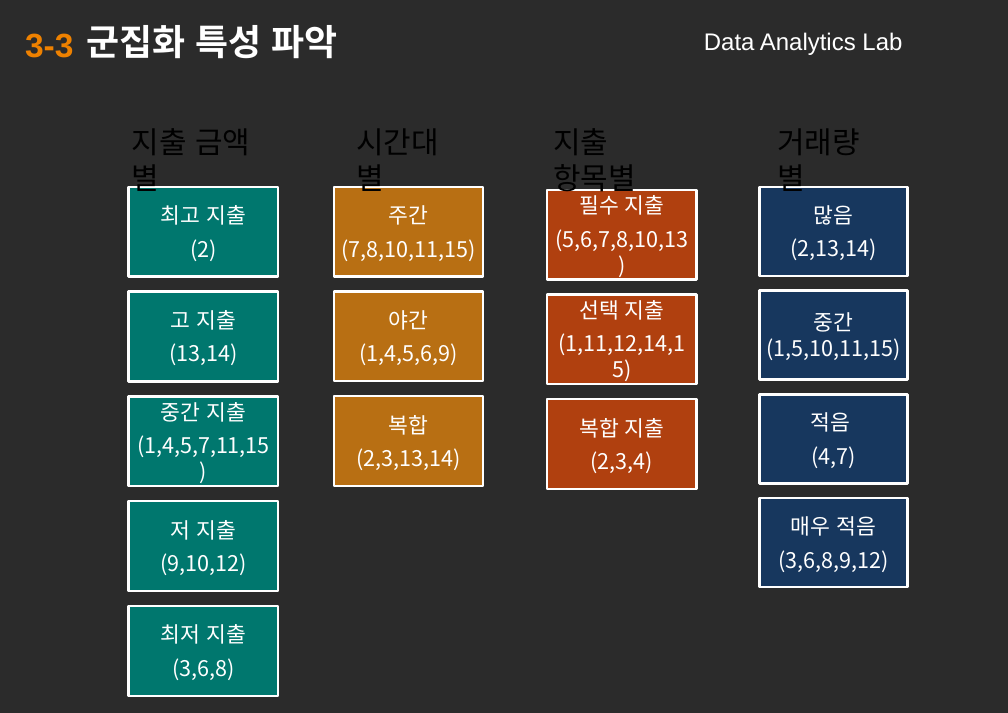
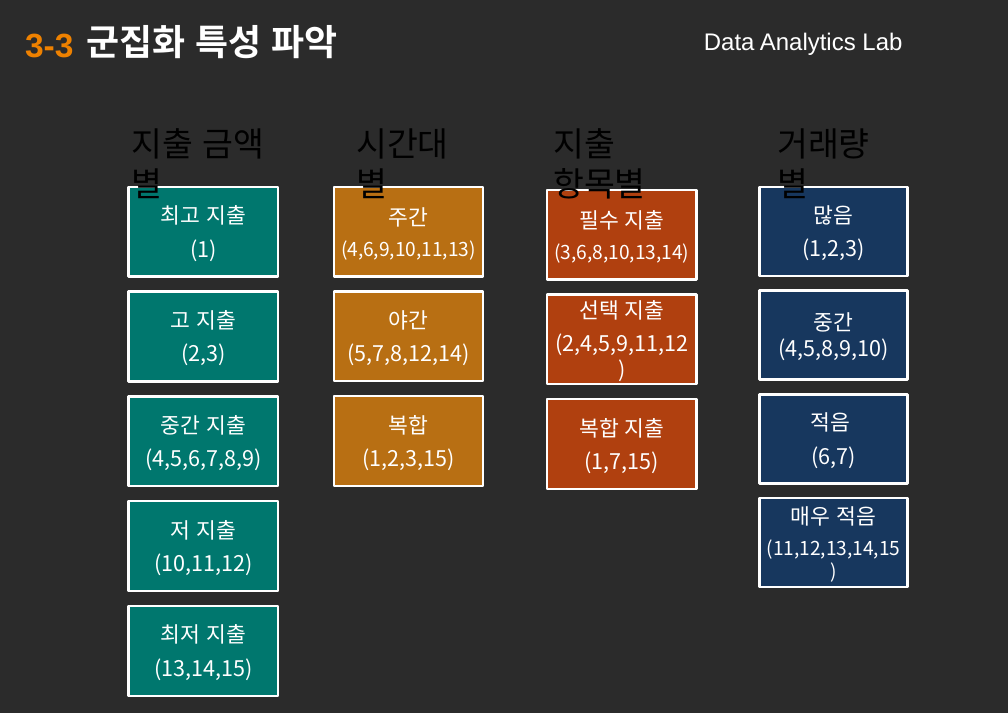
Before and after one commit to abcd00ou/LDS-Stat, a slide deck: slide 26 of 최종 보고서_이동성.pptx (slide 25 before the commit). Drawn at 1008x713 pixels with LibreOffice and Linux fonts; fonts in the diff are those of the drawing; background and template pictures are left out; a plain dark background stands for a picture behind light text. Boxes give left, top, right and bottom in pixels: in the first picture for what was removed or moved away, otherwise in the second. Text is boxed around its words. In the diff, an @@ line names an element or a change of style, - is before the commit and + after.

```diff
--- a/최종 보고서_이동성.pptx
+++ b/최종 보고서_이동성.pptx
@@ size 25 to 28 pt in 4 elements at <box>356,129,448,206</box>, <box>777,129,869,206</box>, <box>553,129,645,206</box>, <box>132,129,265,206</box> @@
@@ text at <box>161,205,247,225</box>: text changed @@
-(2)
+(1)
@@ text at <box>802,238,864,260</box>: text changed @@
-(2,13,14)
+(1,2,3)
@@ text at <box>341,240,476,260</box>: text changed; size 18 to 16 pt @@
-(7,8,10,11,15)
+(4,6,9,10,11,13)
@@ text at <box>554,243,689,263</box>: text changed; size 18 to 16 pt @@
-(5,6,7,8,10,13)
+(3,6,8,10,13,14)
@@ text at <box>778,312,888,360</box>: text changed @@
-중간(1,5,10,11,15)
+중간(4,5,8,9,10)
@@ text at <box>181,343,225,365</box>: text changed @@
-(13,14)
+(2,3)
@@ text at <box>347,343,469,365</box>: text changed @@
-(1,4,5,6,9)
+(5,7,8,12,14)
@@ text at <box>555,333,688,355</box>: text changed @@
-(1,11,12,14,15)
+(2,4,5,9,11,12)
@@ text at <box>145,448,261,470</box>: text changed @@
-(1,4,5,7,11,15)
+(4,5,6,7,8,9)
@@ text at <box>362,448,454,470</box>: text changed @@
-(2,3,13,14)
+(1,2,3,15)
@@ text at <box>811,446,855,468</box>: text changed @@
-(4,7)
+(6,7)
@@ text at <box>585,451,659,473</box>: text changed @@
-(2,3,4)
+(1,7,15)
@@ text at <box>767,539,901,559</box>: text changed; size 18 to 16 pt @@
-(3,6,8,9,12)
+(11,12,13,14,15)
@@ text at <box>154,553,252,575</box>: text changed @@
-(9,10,12)
+(10,11,12)
@@ text at <box>154,658,252,680</box>: text changed @@
-(3,6,8)
+(13,14,15)
```
Also in this commit, not shown: 28 other slides changed, 2 slides added.
